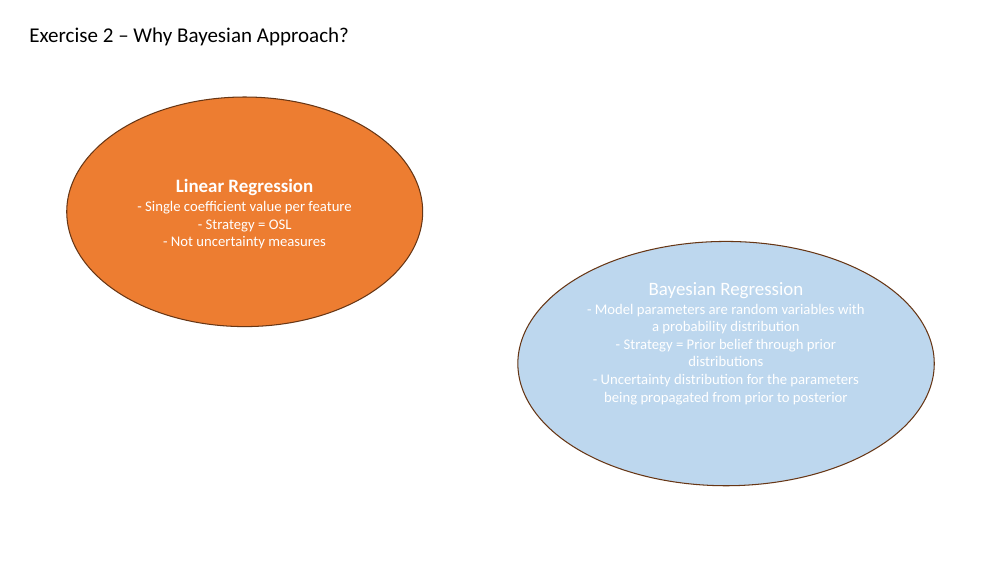
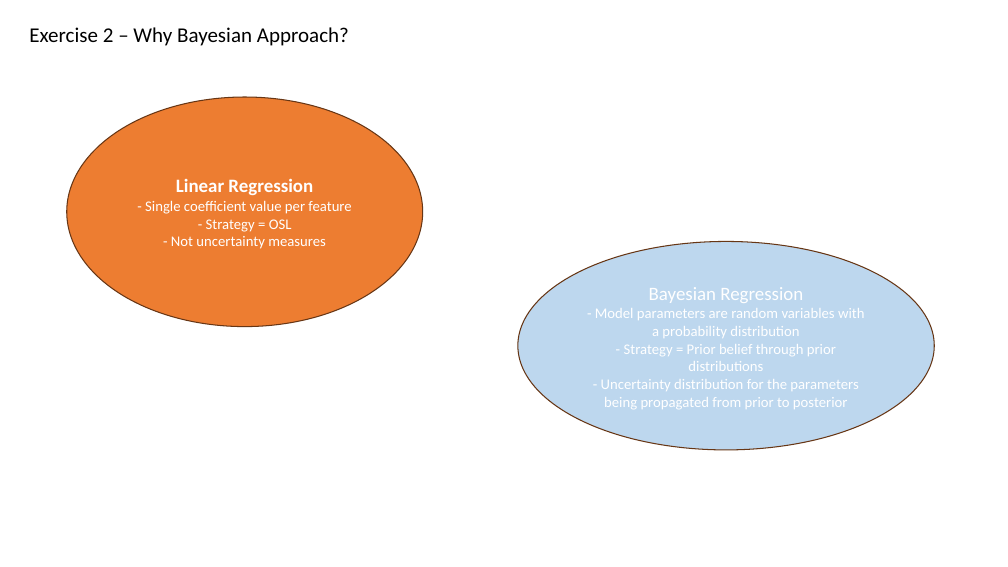
Before and after one commit to ownedbyphysics/ferProject, a slide deck: slide 15 of GeorgopoulosSpyros_FerreroPresentation.pptx. Drawn at 1008x567 pixels with LibreOffice and Linux fonts; fonts in the diff are those of the drawing. Boxes give left, top, right and bottom in pixels: in the first picture for what was removed or moved away, otherwise in the second. Text is boxed around its words. In the diff, an @@ line names an element or a change of style, - is before the commit and + after.

```diff
--- a/GeorgopoulosSpyros_FerreroPresentation.pptx
+++ b/GeorgopoulosSpyros_FerreroPresentation.pptx
@@ ellipse "Bayesian Regression" resized from (x1=518, y1=241, x2=935, y2=485) to (x1=518, y1=241, x2=935, y2=450) @@
```
Also in this commit, not shown: 5 other slides changed, 1 slide added, 2 slides removed, 1 other file.
